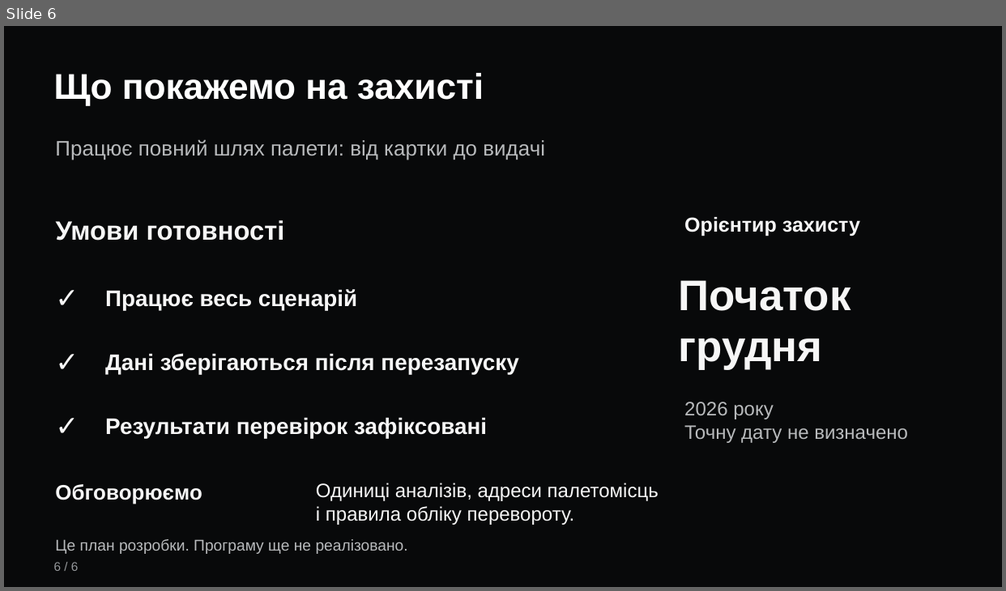
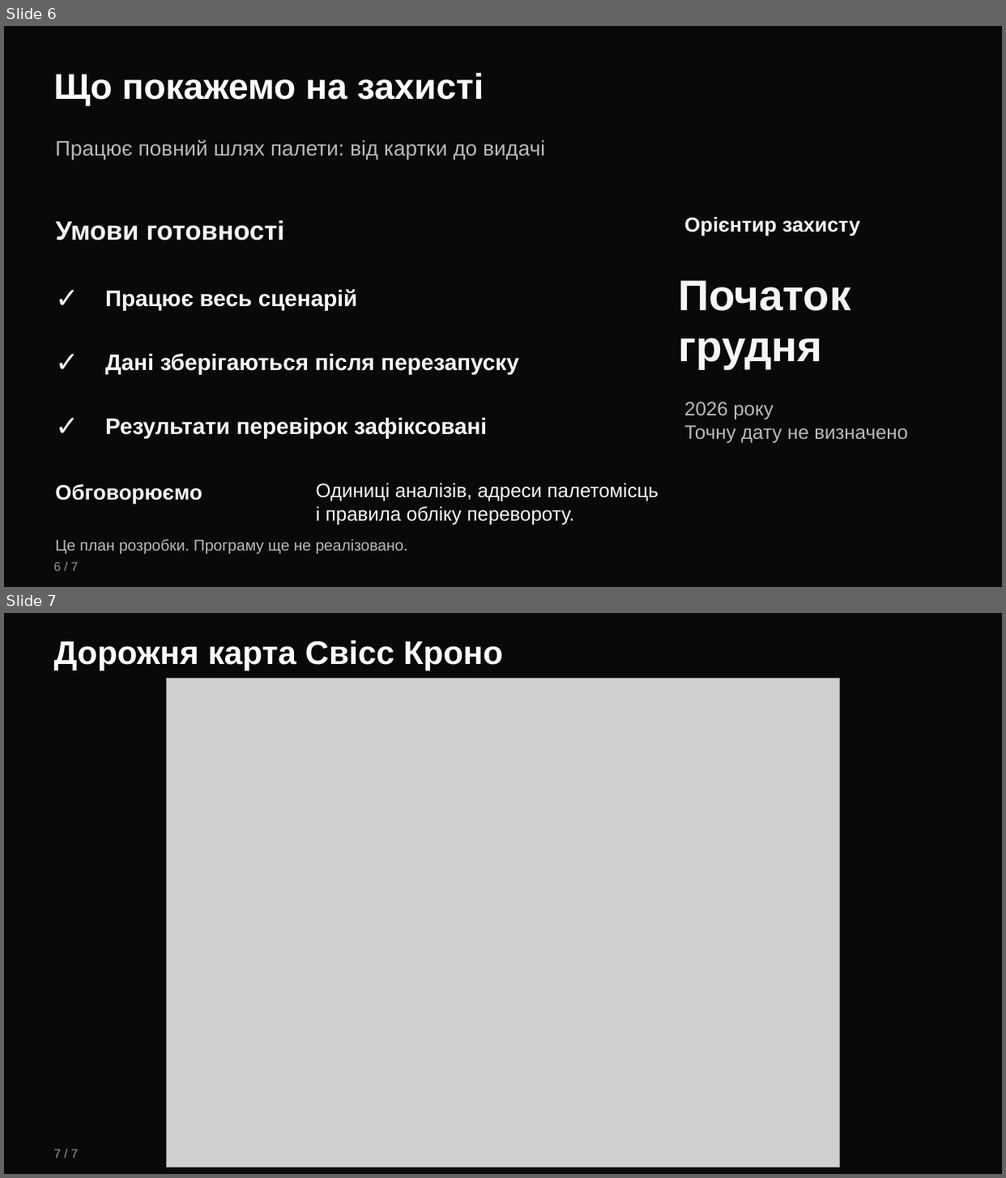
Before and after one commit to olehabram/pallet-warehouse, a slide deck: docs/Iterations_Discussion.pptx. Shown one above the other, each under a label of ours: slide 6 before the commit, slides 6 and 7 after it. The pictures are 1006x591 and 1006x1178 pixels, drawn with LibreOffice and Linux fonts; fonts in the diff are those of the drawing; grey boxes stand for pictures; background and template pictures are left out. Boxes give left, top, right and bottom in pixels: in the first picture for what was removed or moved away, otherwise in the second. Text is boxed around its words. In the diff, an @@ line names an element or a change of style, - is before the commit and + after.

Commit message:
Додано схему ітерацій «Свісс Кроно» та скриншот у презентацію
Оновлено редагований roadmap.drawio, додано експорт SVG і вбудовану схему до Iterations.md. Збережено узгодженість із backlog; нотатки презентації порожні.

```diff
--- a/docs/Iterations_Discussion.pptx
+++ b/docs/Iterations_Discussion.pptx
@@ slide 7 added at (x1=4, y1=613, x2=1002, y2=1174), background picture (left out) @@
@@ text added at (x1=54, y1=640, x2=503, y2=671), 31.5 pt, text #FFFFFF, bold @@
+Дорожня карта Свісс Кроно
@@ picture added at (x1=167, y1=679, x2=840, y2=1168) @@
@@ text added at (x1=54, y1=1149, x2=79, y2=1158), 12 pt, text #95989B @@
+7 / 7
@@ slide 6 changed as well @@
@@ text at (x1=54, y1=562, x2=79, y2=571): text changed @@
-6 / 6
+6 / 7
```
Also in this commit, not shown: 5 other slides changed, 4 other files.
